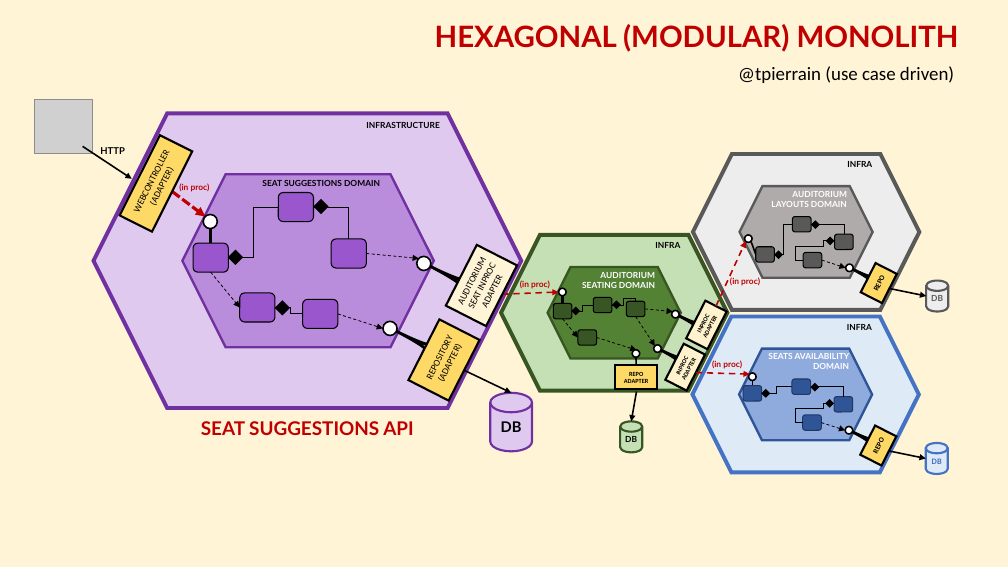
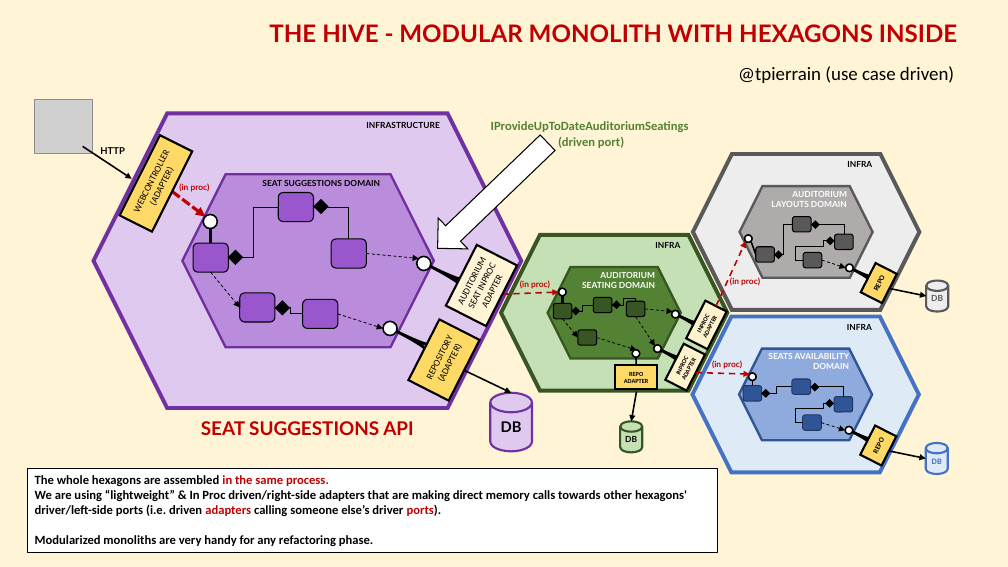
Before and after one commit to tpierrain/talk-hexagonal-and-beyond, a slide deck: slide 1 of HexagonalAndBeyond.pptx. Drawn at 1008x567 pixels with LibreOffice and Linux fonts; fonts in the diff are those of the drawing; grey boxes stand for pictures. Boxes give left, top, right and bottom in pixels: in the first picture for what was removed or moved away, otherwise in the second. Text is boxed around its words. In the diff, an @@ line names an element or a change of style, - is before the commit and + after.

```diff
--- a/HexagonalAndBeyond.pptx
+++ b/HexagonalAndBeyond.pptx
@@ text at box(269, 24, 957, 43): text changed; size 28 to 23 pt @@
-HEXAGONAL (MODULAR) MONOLITH
+THE HIVE - MODULAR MONOLITH WITH HEXAGONS INSIDE
@@ right arrow added at box(423, 127, 563, 264), fill #FFFFFF, outline #000000 1 pt @@
@@ text added at box(491, 121, 689, 148), 12 pt, text #548235, bold @@
+IProvideUpToDateAuditoriumSeatings
+(driven port)
@@ rectangle added at box(27, 468, 718, 552), fill #FFFFFF, outline #000000 0.5 pt, 12 pt, text #000000, bold @@
+The whole hexagons are assembled in the same process.
+We are using “lightweight” & In Proc driven/right-side adapters that are making direct memory calls towards other hexagons' driver/left-side ports (i.e. driven adapters calling someone else’s driver ports).
+Modularized monoliths are very handy for any refactoring phase.
```
Also in this commit, not shown: 1 other slide changed, 2 slides added, 5 other files.
